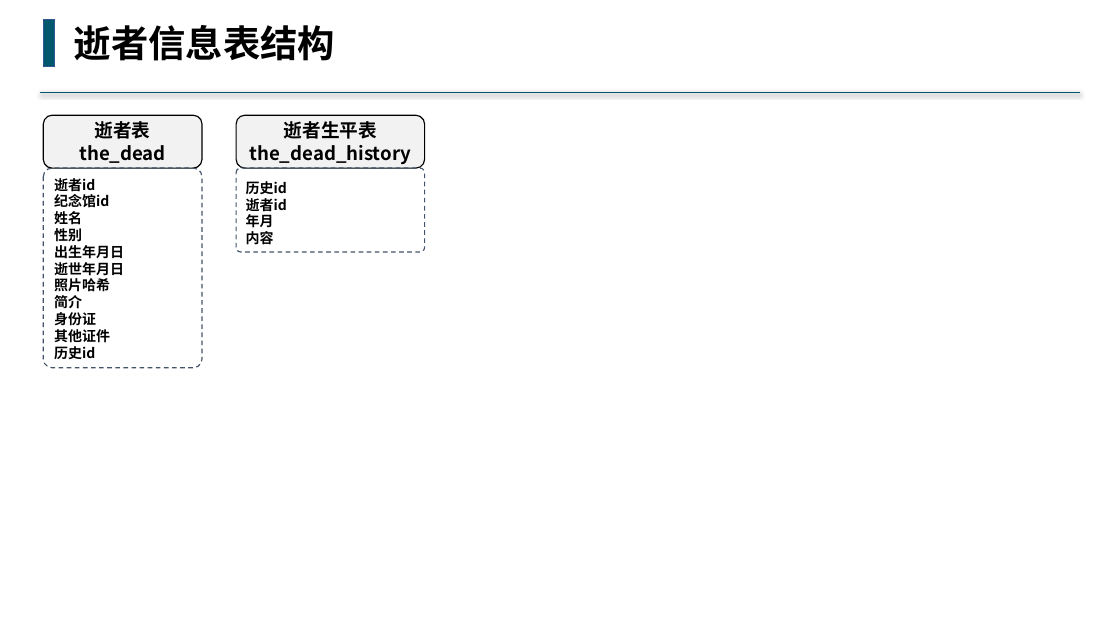
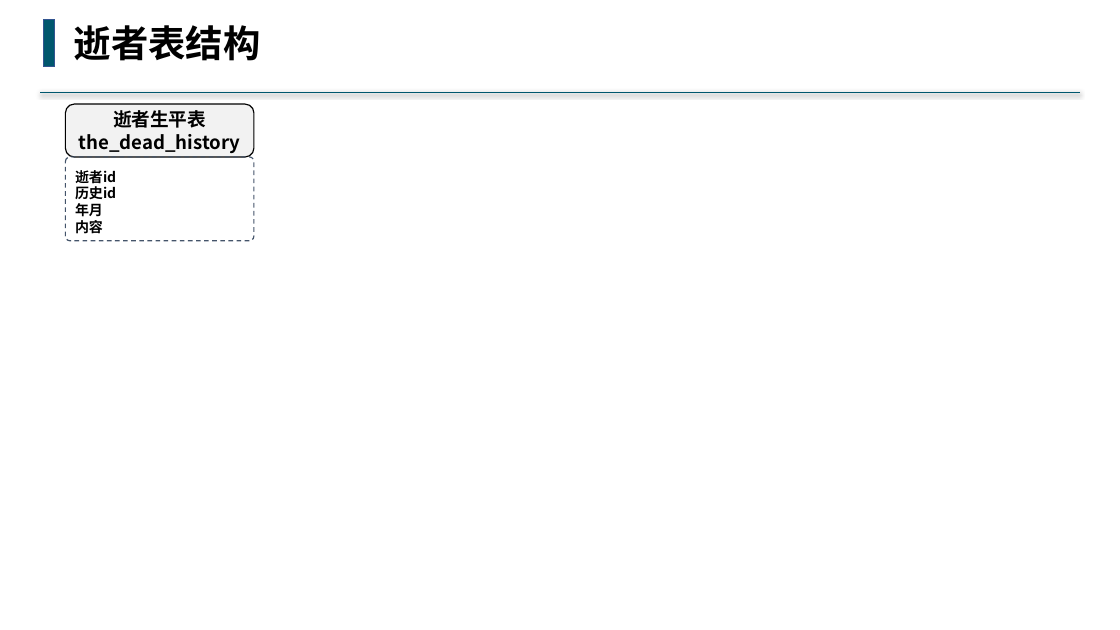
Before and after one commit to buddhachain/buddhaContract, a slide deck: slide 3 of doc/祭奠堂.pptx (slide 5 before the commit). Drawn at 1120x630 pixels with LibreOffice and Linux fonts; fonts in the diff are those of the drawing. Boxes give left, top, right and bottom in pixels: in the first picture for what was removed or moved away, otherwise in the second. Text is boxed around its words. In the diff, an @@ line names an element or a change of style, - is before the commit and + after.

```diff
--- a/doc/祭奠堂.pptx
+++ b/doc/祭奠堂.pptx
@@ text at [74, 25, 261, 61]: text changed @@
-逝者信息表结构
+逝者表结构
@@ rounded rectangle removed at [44, 115, 202, 168] @@
-逝者表
-the_dead
@@ rounded rectangle "逝者生平表": place and size @@
-rounded rectangle "逝者生平表" at [236, 115, 424, 168]
+rounded rectangle "逝者生平表" at [66, 104, 254, 157]
@@ rounded rectangle removed at [44, 168, 202, 368] @@
-逝者id
-纪念馆id
-姓名
-性别
-出生年月日
-逝世年月日
-照片哈希
-简介
-身份证
-其他证件
-历史id
@@ rounded rectangle "逝者id": place and size @@
-rounded rectangle "逝者id" at [236, 168, 424, 252]
+rounded rectangle "逝者id" at [66, 157, 254, 241]
@@ text in rounded rectangle at [75, 170, 116, 184]: paragraph added @@
+逝者id
@@ text in rounded rectangle at [246, 198, 287, 212]: paragraph removed @@
-逝者id
```
Also in this commit, not shown: 9 other slides changed, 1 slide added, 6 slides removed, 3 other files.
